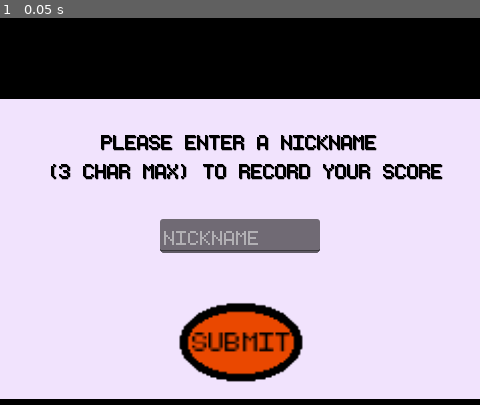
Above: before the commit, frame 1.
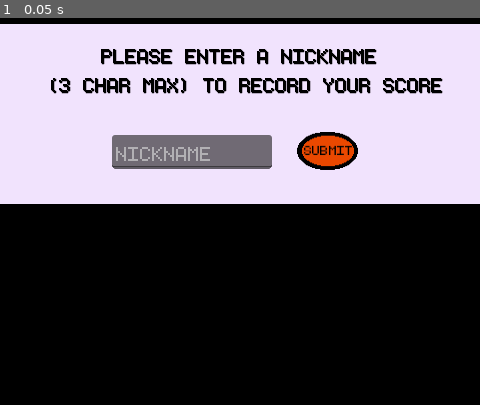
Above: after the commit, the same moment.

Repository: seb-navarro/Endless_Depth
Game: Godot game, scene res://Leaderboard/SubmitScore/submit_score.tscn
Two runs of this game, one before a commit and one after it. Both use one fixed random seed, a clock stepped at 60 frames per second and the inputs below. This scene is started directly instead of the project's main scene.
Inputs:
- Up to frame 1 (0.05 s): no input

The runs differ from the first frame. In frame 1, 72% of the frame differs, in the area x 0-100%, y 1-99%.

Commit message:
Fixed display of submit high score screen

Diff:
--- a/Leaderboard/SubmitScore/submit_score.tscn
+++ b/Leaderboard/SubmitScore/submit_score.tscn
@@ -22,17 +22,17 @@
 
 [node name="ColorRect" type="TextureRect" parent="BlackBackground"]
 layout_mode = 0
-offset_top = 200.0
+offset_top = 125.0
 offset_right = 480.0
-offset_bottom = 500.0
+offset_bottom = 305.0
 texture = ExtResource("1_hw047")
 
 [node name="NicknameInput" type="LineEdit" parent="BlackBackground/ColorRect"]
 layout_mode = 0
-offset_left = 160.0
-offset_top = 120.0
-offset_right = 320.0
-offset_bottom = 154.0
+offset_left = 112.0
+offset_top = 111.0
+offset_right = 272.0
+offset_bottom = 145.0
 theme_override_fonts/font = ExtResource("2_tryts")
 theme_override_font_sizes/font_size = 32
 placeholder_text = "NICKNAME"
@@ -59,8 +59,8 @@
 horizontal_alignment = 1
 
 [node name="SubmitButtonDisabled" type="TouchScreenButton" parent="BlackBackground/ColorRect"]
-position = Vector2(176, 180)
-scale = Vector2(2.03125, 1.875)
+position = Vector2(295, 96)
+scale = Vector2(1, 0.923)
 texture_normal = ExtResource("3_bq5lu")
 
 [node name="Label" type="Label" parent="BlackBackground/ColorRect/SubmitButtonDisabled"]
@@ -76,10 +76,11 @@
 theme_override_fonts/font = ExtResource("2_tryts")
 theme_override_font_sizes/font_size = 22
 text = "SUBMIT"
+metadata/_edit_use_anchors_ = true
 
 [node name="SubmitButton" type="TouchScreenButton" parent="BlackBackground/ColorRect"]
-position = Vector2(176, 181)
-scale = Vector2(2.03125, 1.875)
+position = Vector2(296, 96)
+scale = Vector2(1, 0.923)
 texture_normal = ExtResource("3_bq5lu")
 texture_pressed = ExtResource("4_2pl2d")
 
@@ -104,6 +105,7 @@
 wait_time = 2.0
 
 [node name="SuccessMessage" type="ColorRect" parent="."]
+visible = false
 layout_mode = 0
 offset_top = 200.0
 offset_right = 480.0
@@ -123,6 +125,7 @@
 vertical_alignment = 1
 
 [node name="FailedMessage" type="ColorRect" parent="."]
+visible = false
 layout_mode = 0
 offset_top = 148.0
 offset_right = 480.0
